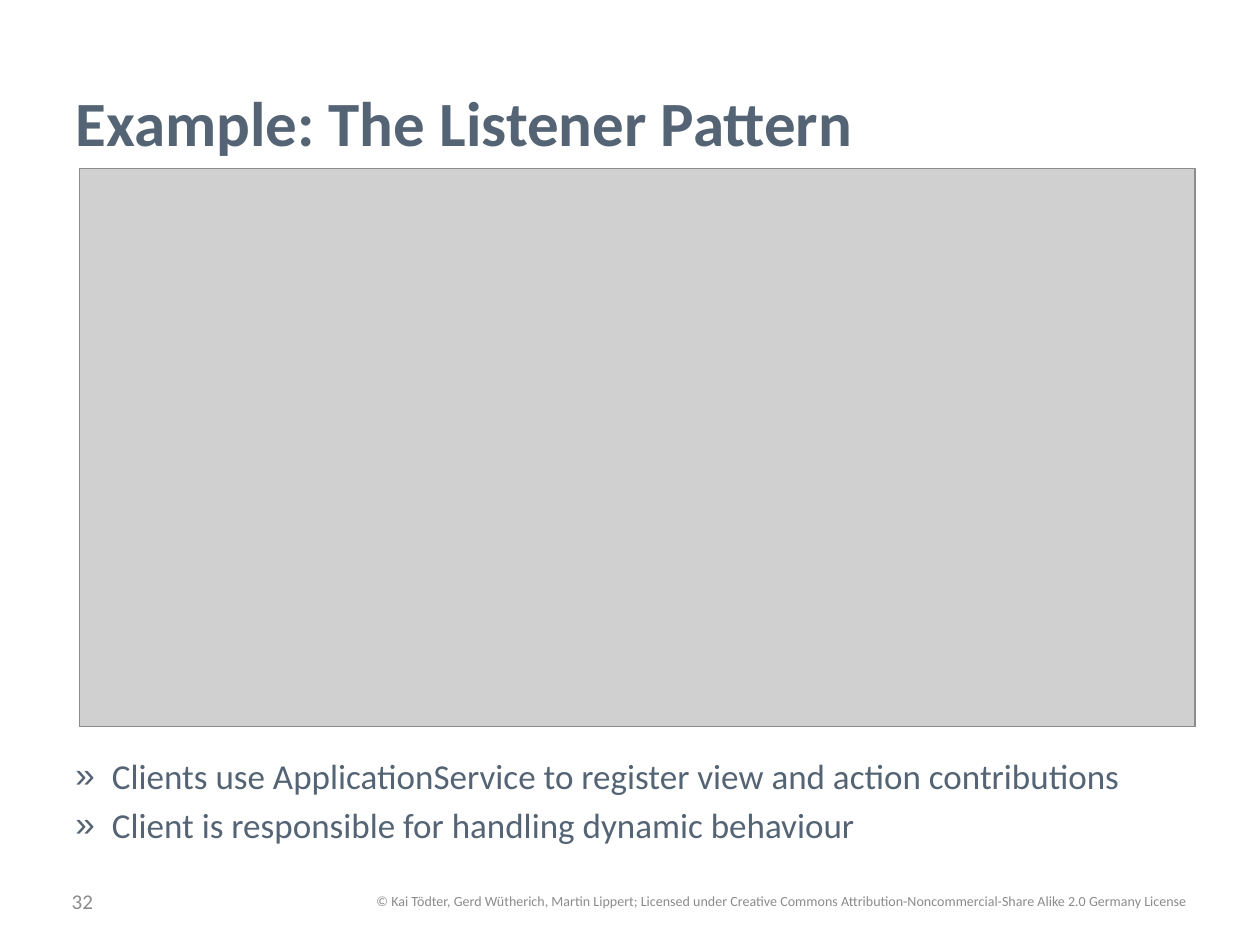
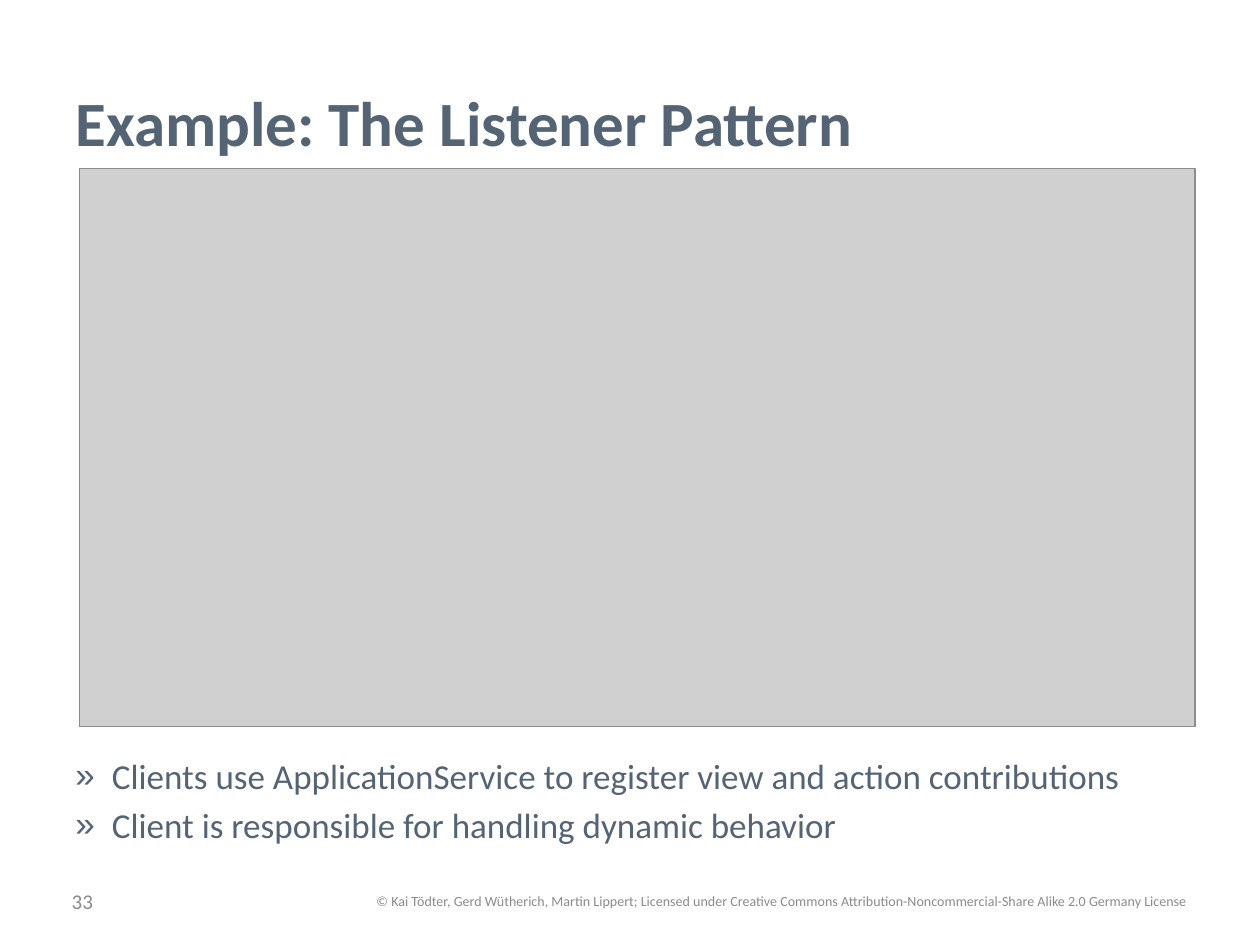
Before and after one commit to osgi-forks/osgi-person-manager, a slide deck: slide 33 of presentations/Patterns and Best Practices for dynamic OSGi Applications.pptx (slide 32 before the commit). Drawn at 1260x945 pixels with LibreOffice and Linux fonts; fonts in the diff are those of the drawing; grey boxes stand for pictures; background and template pictures are left out. Boxes give left, top, right and bottom in pixels: in the first picture for what was removed or moved away, otherwise in the second. Text is boxed around its words. In the diff, an @@ line names an element or a change of style, - is before the commit and + after.

```diff
--- a/presentations/Patterns and Best Practices for dynamic OSGi Applications.pptx
+++ b/presentations/Patterns and Best Practices for dynamic OSGi Applications.pptx
@@ text at [112,813,836,844]: text changed @@
-» Client is responsible for handling dynamic behaviour
+» Client is responsible for handling dynamic behavior
@@ page number at [72,895,93,909]: text changed @@
-32
+33
```
Also in this commit, not shown: 3 other slides changed, 1 slide added, 1 other file.
